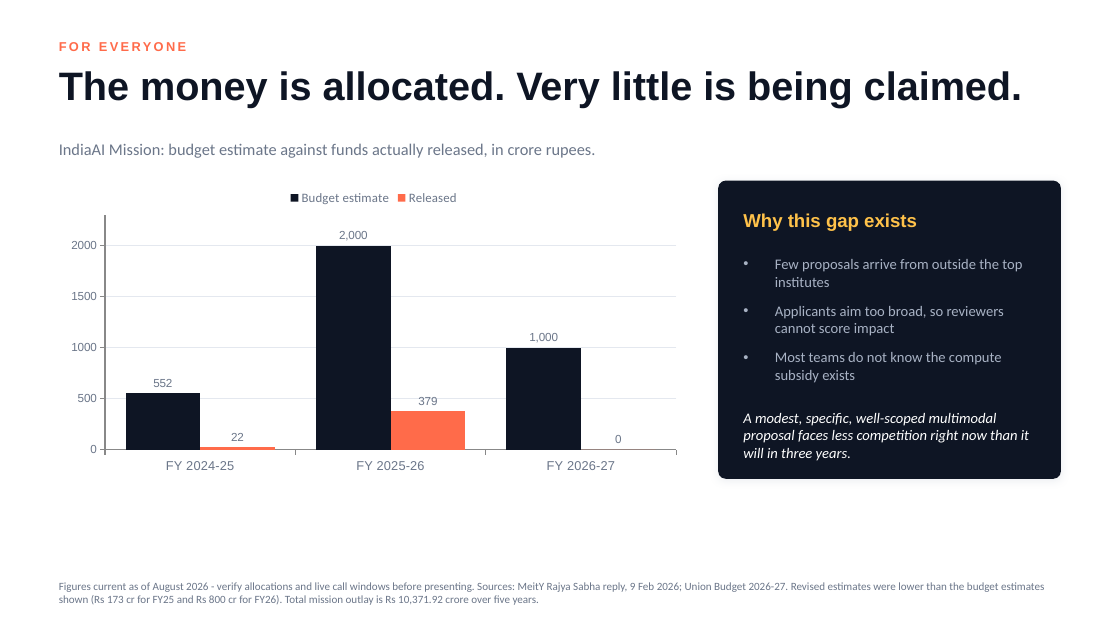
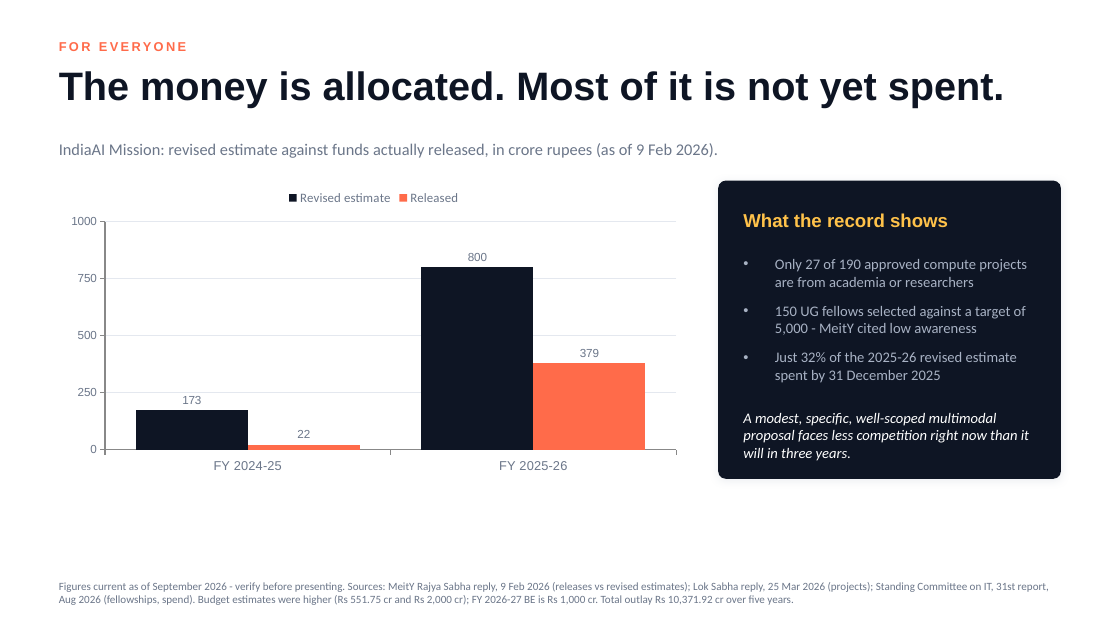
Before and after one commit to lksmangai/DeepLearning, a slide deck: slide 30 of Multimodal-AI-ATAL-FDP-Deck.pptx (slide 28 before the commit). Drawn at 1120x630 pixels with LibreOffice and Linux fonts; fonts in the diff are those of the drawing. Boxes give left, top, right and bottom in pixels: in the first picture for what was removed or moved away, otherwise in the second. Text is boxed around its words. In the diff, an @@ line names an element or a change of style, - is before the commit and + after.

```diff
--- a/Multimodal-AI-ATAL-FDP-Deck.pptx
+++ b/Multimodal-AI-ATAL-FDP-Deck.pptx
@@ text at [59, 71, 1005, 107]: text changed @@
-The money is allocated. Very little is being claimed.
+The money is allocated. Most of it is not yet spent.
@@ text at [59, 143, 718, 158]: text changed @@
-IndiaAI Mission: budget estimate against funds actually released, in crore rupees.
+IndiaAI Mission: revised estimate against funds actually released, in crore rupees (as of 9 Feb 2026).
@@ column chart at [59, 181, 689, 479] @@
-categories: FY 2024-25, FY 2025-26, FY 2026-27
+categories: FY 2024-25, FY 2025-26
-Budget estimate: 552, 2000, 1000
+Revised estimate: 173, 800
-Released: 22, 379, 0
+Released: 22, 379
@@ value axis changed @@
@@ text at [743, 213, 948, 227]: text changed @@
-Why this gap exists
+What the record shows
@@ text at [775, 259, 1027, 383]: text changed @@
-• Few proposals arrive from outside the top institutes
-• Applicants aim too broad, so reviewers cannot score impact
-• Most teams do not know the compute subsidy exists
+• Only 27 of 190 approved compute projects are from academia or researchers
+• 150 UG fellows selected against a target of 5,000 - MeitY cited low awareness
+• Just 32% of the 2025-26 revised estimate spent by 31 December 2025
@@ text at [59, 582, 1049, 605]: text changed @@
-Figures current as of August 2026 - verify allocations and live call windows before presenting. Sources: MeitY Rajya Sabha reply, 9 Feb 2026; Union Budget 2026-27. Revised estimates were lower than the budget estimates shown (Rs 173 cr for FY25 and Rs 800 cr for FY26). Total mission outlay is Rs 10,371.92 crore over five years.
+Figures current as of September 2026 - verify before presenting. Sources: MeitY Rajya Sabha reply, 9 Feb 2026 (releases vs revised estimates); Lok Sabha reply, 25 Mar 2026 (projects); Standing Committee on IT, 31st report, Aug 2026 (fellowships, spend). Budget estimates were higher (Rs 551.75 cr and Rs 2,000 cr); FY 2026-27 BE is Rs 1,000 cr. Total outlay Rs 10,371.92 cr over five years.
```
Also in this commit, not shown: 16 other slides changed, 2 slides added.
